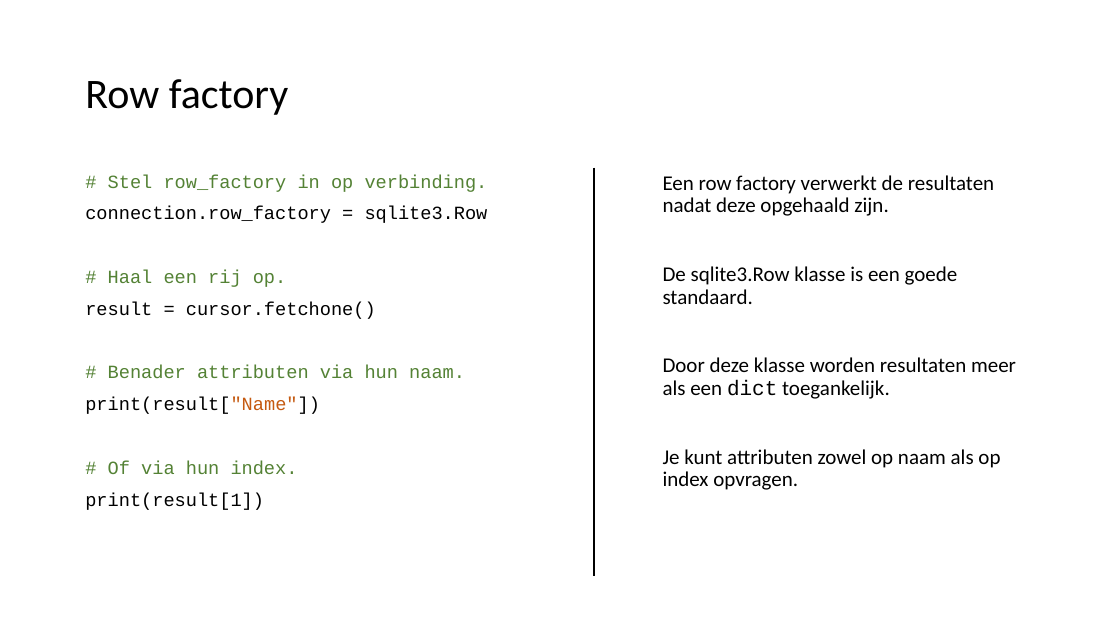
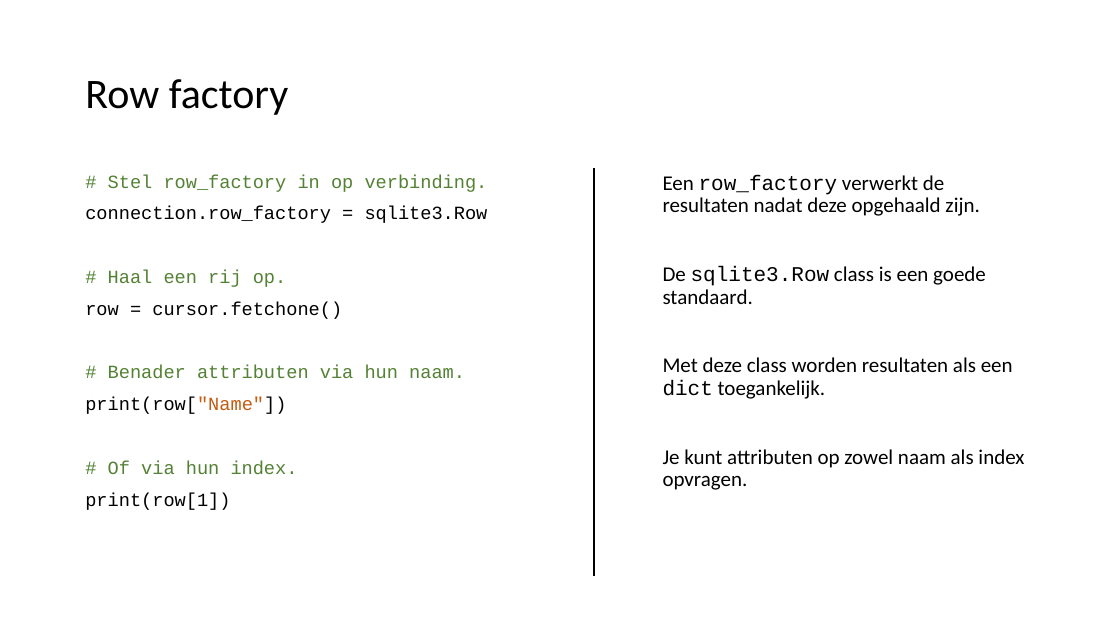
Before and after one commit to LFKoning/knowledge-sharing, a slide deck: slide 24 of sql_course/3_python/3_python.pptx (slide 23 before the commit). Drawn at 1120x630 pixels with LibreOffice and Linux fonts; fonts in the diff are those of the drawing. Boxes give left, top, right and bottom in pixels: in the first picture for what was removed or moved away, otherwise in the second. Text is boxed around its words. In the diff, an @@ line names an element or a change of style, - is before the commit and + after.

```diff
--- a/sql_course/3_python/3_python.pptx
+++ b/sql_course/3_python/3_python.pptx
@@ text at (663, 175, 1024, 490): text changed @@
-Een row factory verwerkt de resultaten nadat deze opgehaald zijn.
-De sqlite3.Row klasse is een goede standaard.
-Door deze klasse worden resultaten meer als een dict toegankelijk.
-Je kunt attributen zowel op naam als op index opvragen.
+Een row_factory verwerkt de resultaten nadat deze opgehaald zijn.
+De sqlite3.Row class is een goede standaard.
+Met deze class worden resultaten als een dict toegankelijk.
+Je kunt attributen op zowel naam als index opvragen.
@@ text at (85, 302, 342, 319): text changed @@
-result = cursor.fetchone()
+row = cursor.fetchone()
@@ text at (85, 397, 286, 414): text changed @@
-print(result["Name"])
+print(row["Name"])
@@ text at (85, 493, 230, 510): text changed @@
-print(result[1])
+print(row[1])
```
Also in this commit, not shown: 23 other slides changed, 5 slides added, 1 slide removed, 11 other files.
